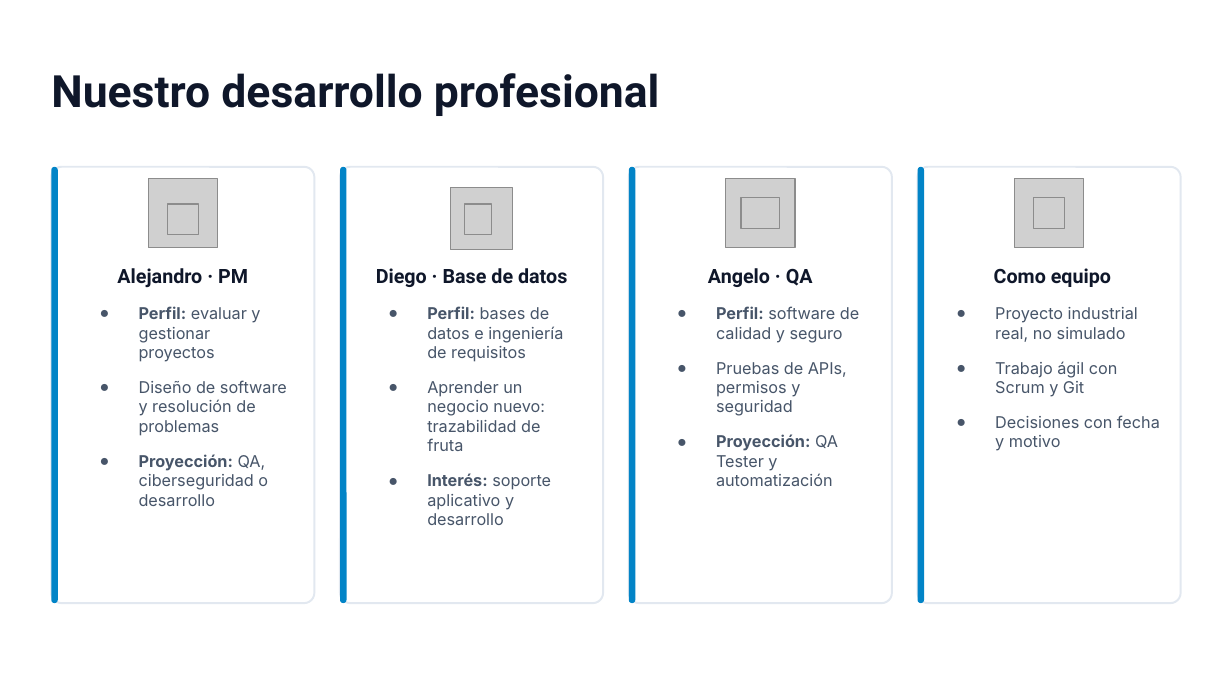
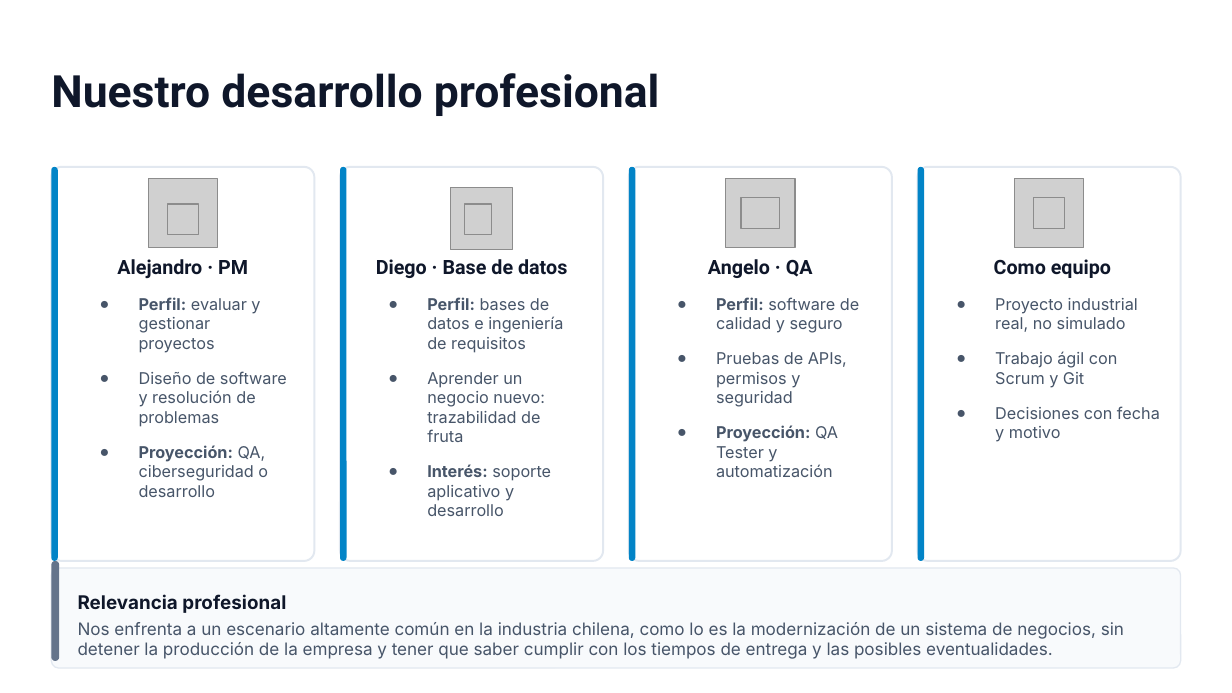
Before and after one commit to Alejandroduoc/A2D_SM, a slide deck: slide 5 of Fase 2/Evidencias Grupales/Presentacion Proyecto Fase 2.pptx. Drawn at 1232x693 pixels with LibreOffice and Linux fonts; fonts in the diff are those of the drawing; grey boxes stand for pictures. Boxes give left, top, right and bottom in pixels: in the first picture for what was removed or moved away, otherwise in the second. Text is boxed around its words. In the diff, an @@ line names an element or a change of style, - is before the commit and + after.

Commit message:
actualizacion ppt

```diff
--- a/Fase 2/Evidencias Grupales/Presentacion Proyecto Fase 2.pptx
+++ b/Fase 2/Evidencias Grupales/Presentacion Proyecto Fase 2.pptx
@@ rounded rectangle: place and size @@
-rounded rectangle at (52, 166, 315, 602)
+rounded rectangle at (52, 166, 315, 561)
@@ rounded rectangle: place and size @@
-rounded rectangle at (52, 166, 58, 602)
+rounded rectangle at (52, 166, 58, 561)
@@ rounded rectangle: place and size @@
-rounded rectangle at (340, 166, 604, 602)
+rounded rectangle at (340, 166, 604, 561)
@@ rounded rectangle: place and size @@
-rounded rectangle at (340, 166, 346, 602)
+rounded rectangle at (340, 166, 346, 561)
@@ rounded rectangle: place and size @@
-rounded rectangle at (628, 166, 892, 602)
+rounded rectangle at (628, 166, 892, 561)
@@ rounded rectangle: place and size @@
-rounded rectangle at (628, 166, 634, 602)
+rounded rectangle at (628, 166, 634, 561)
@@ rounded rectangle: place and size @@
-rounded rectangle at (918, 166, 1181, 602)
+rounded rectangle at (918, 166, 1181, 561)
@@ rounded rectangle: place and size @@
-rounded rectangle at (918, 166, 924, 602)
+rounded rectangle at (918, 166, 924, 561)
@@ text "Alejandro · PM": place and size @@
-text "Alejandro · PM" at (117, 268, 287, 506)
+text "Alejandro · PM" at (117, 259, 287, 497)
@@ text "Diego · Base de datos": place and size @@
-text "Diego · Base de datos" at (376, 268, 567, 525)
+text "Diego · Base de datos" at (376, 259, 567, 516)
@@ text "Angelo · QA": place and size @@
-text "Angelo · QA" at (708, 268, 859, 486)
+text "Angelo · QA" at (708, 259, 859, 477)
@@ text "Como equipo": place and size @@
-text "Como equipo" at (994, 268, 1160, 451)
+text "Como equipo" at (994, 259, 1160, 442)
@@ rounded rectangle added at (52, 568, 1181, 668), fill #F8FAFC, outline #E2E8F0 0.75 pt @@
@@ rounded rectangle added at (52, 561, 59, 660), fill #64748B @@
@@ text added at (78, 594, 1124, 659), 10 pt, text #475569 @@
+Relevancia profesional
+Nos enfrenta a un escenario altamente común en la industria chilena, como lo es la modernización de un sistema de negocios, sin detener la producción de la empresa y tener que saber cumplir con los tiempos de entrega y las posibles eventualidades.
```
